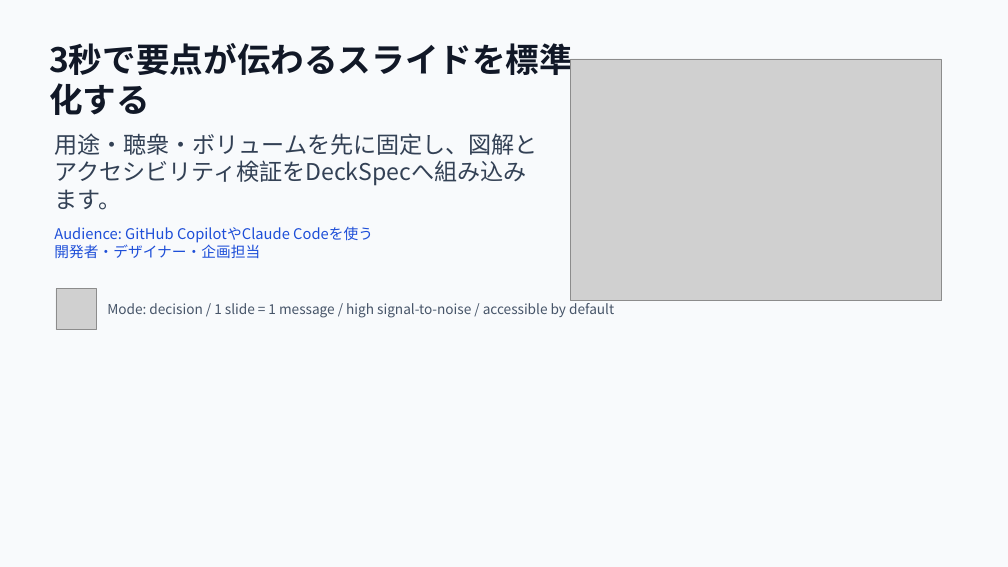
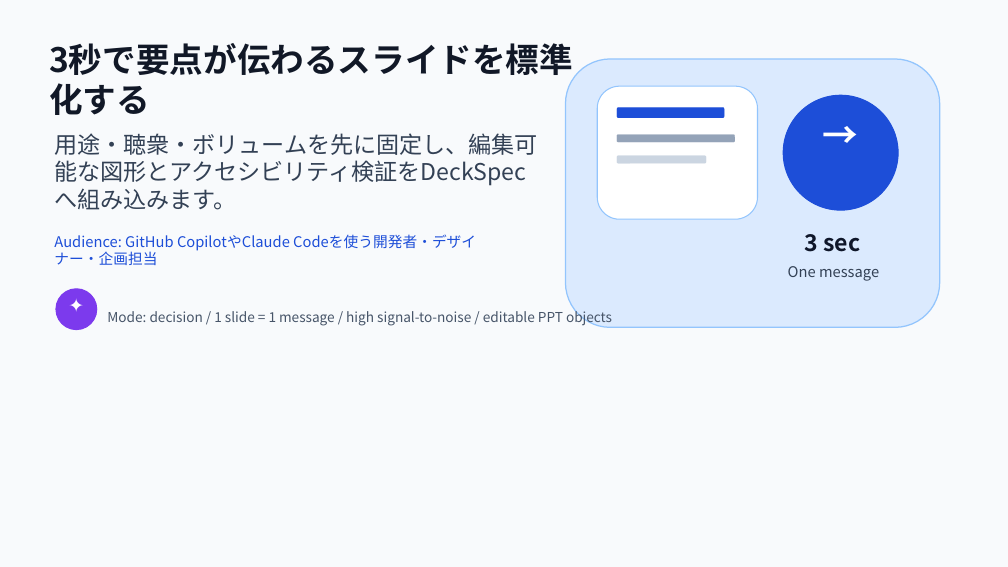
Before and after one commit to murasamelabo/pptcreater, a slide deck: slide 1 of samples/pptcreater-overview.pptx. Drawn at 1008x567 pixels with LibreOffice and Linux fonts; fonts in the diff are those of the drawing; grey boxes stand for pictures. Boxes give left, top, right and bottom in pixels: in the first picture for what was removed or moved away, otherwise in the second. Text is boxed around its words. In the diff, an @@ line names an element or a change of style, - is before the commit and + after.

```diff
--- a/samples/pptcreater-overview.pptx
+++ b/samples/pptcreater-overview.pptx
@@ rounded rectangle added at box(566, 59, 940, 327), fill #DBEAFE, outline #93C5FD 1.2 pt @@
@@ picture removed at box(571, 59, 941, 301) @@
@@ rounded rectangle added at box(597, 86, 758, 219), fill #FFFFFF, outline #93C5FD 1 pt @@
@@ rounded rectangle added at box(617, 107, 724, 118), fill #1D4ED8, outline #1D4ED8 0.1 pt @@
@@ ellipse added at box(783, 95, 898, 210), fill #1D4ED8, outline #1D4ED8 1 pt @@
@@ text added at box(783, 113, 898, 157), 34 pt, text #FFFFFF, bold @@
+→
@@ text at box(54, 133, 538, 210): text changed @@
-用途・聴衆・ボリュームを先に固定し、図解とアクセシビリティ検証をDeckSpecへ組み込みます。
+用途・聴衆・ボリュームを先に固定し、編集可能な図形とアクセシビリティ検証をDeckSpecへ組み込みます。
@@ rounded rectangle added at box(617, 135, 735, 142), fill #94A3B8, outline #94A3B8 0.1 pt @@
@@ rounded rectangle added at box(617, 156, 706, 163), fill #CBD5E1, outline #CBD5E1 0.1 pt @@
@@ text "Audience: GitHub CopilotやClaude Codeを使う開発者・デザイナー・企画担当" rewrapped from box(54, 227, 290, 258) to box(54, 234, 476, 265) @@
@@ text added at box(804, 234, 860, 252), 22 pt, text #0F172A, bold @@
+3 sec
@@ text added at box(788, 266, 879, 281), 14 pt, text #334155 @@
+One message
@@ picture removed at box(56, 289, 97, 330) @@
@@ ellipse added at box(56, 289, 97, 330), fill #7C3AED, outline #7C3AED 1 pt @@
@@ text added at box(56, 294, 97, 315), 18 pt, text #FFFFFF @@
+✦
@@ text at box(107, 308, 612, 326): text changed @@
-Mode: decision / 1 slide = 1 message / high signal-to-noise / accessible by default
+Mode: decision / 1 slide = 1 message / high signal-to-noise / editable PPT objects
```
Also in this commit, not shown: 3 other slides changed, 20 other files.
